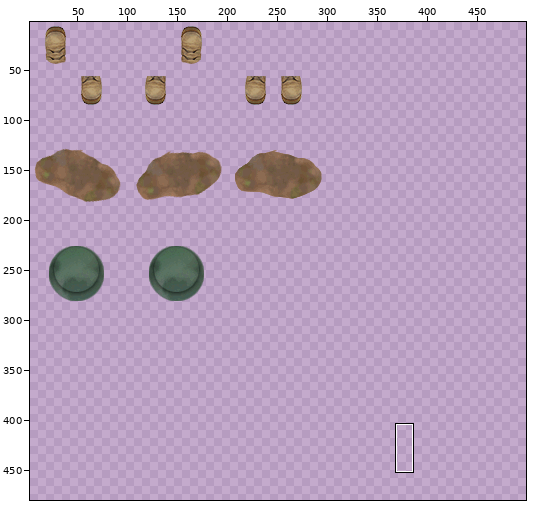
Sprite sheet: Content/dude.png. The first picture is a wide view before the edit; the outline marks the close-up.
Close-up. The starting point:
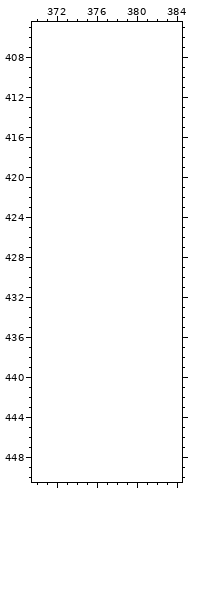
The file is 300x300 pixels. Pixels under 10% opacity are left out. Colours within 5 levels of each other are drawn and written as one. Shown: x 370..384, y 405..450. The old version is drawn lined up with the new one, on the new canvas. The wide view leaves out empty margins. The commit also changed other parts of the picture, which this record leaves out.
Palette (. is transparent): 
The result:
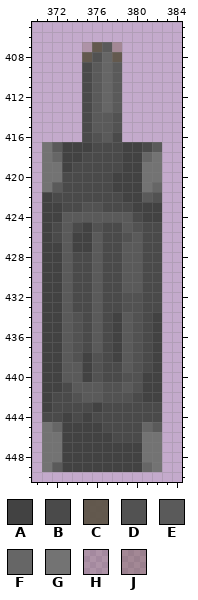
Colours new in this view: A #424242  B #4a4a4a  C #5c5345ee  D #525252  E #5a5a5a  F #666666  G #737373  H #71554344  J #71554366
Changes in this commit:
{"change": "canvas 300x300 -> 500x500"}
{"y":407,"x":375,"old":"....","new":"HCEJ"}
{"y":408,"x":375,"old":"....","new":"CDFC"}
{"y":409,"x":375,"old":"....","new":"BEFE"}
{"y":410,"x":375,"old":"....","new":"BEFE"}
{"y":411,"x":375,"old":"....","new":"BEFE"}
{"y":412,"x":375,"old":"....","new":"BEFE"}
{"y":413,"x":375,"old":"....","new":"BEFE"}
{"y":414,"x":375,"old":"....","new":"BEED"}
{"y":415,"x":375,"old":"....","new":"BEED"}
{"y":416,"x":375,"old":"....","new":"BDEB"}
{"y":417,"x":371,"old":"............","new":"GEAAABBBAABE"}
{"y":418,"x":371,"old":"............","new":"GFAABBBBAAFG"}
{"y":419,"x":371,"old":"............","new":"GGABBBBBAAGG"}
{"y":420,"x":371,"old":"............","new":"GGBBBBBAAAGG"}
{"y":421,"x":371,"old":"............","new":"GEBBBBBAAAGF"}
{"y":422,"x":371,"old":"............","new":"ABBBBBBBAAED"}
{"y":423,"x":371,"old":"............","new":"AABBDDBBBAAA"}
{"y":424,"x":371,"old":"............","new":"AAEEEEEEEBAA"}
{"y":425,"x":371,"old":"............","new":"ABEBADBBEDBB"}
{"y":426,"x":371,"old":"............","new":"ABEAAEBBDEBB"}
{"y":427,"x":371,"old":"............","new":"AAEAAEBBEEBB"}
{"y":428,"x":371,"old":"............","new":"AAEBBEBBEEBB"}
{"y":429,"x":371,"old":"............","new":"AAEBBEBBEEBB"}
{"y":430,"x":371,"old":"............","new":"AAEBBEBBEEBB"}
{"y":431,"x":371,"old":"............","new":"AAEBBEBBEEBB"}
{"y":432,"x":371,"old":"............","new":"AAEBBEBBDDBB"}
{"y":433,"x":371,"old":"............","new":"AAEBBEBBDDBB"}
{"y":434,"x":371,"old":"............","new":"AAEDBEBAEDBA"}
{"y":435,"x":371,"old":"............","new":"AAEDBEBAEDBA"}
{"y":436,"x":371,"old":"............","new":"AAEDBEBAEDBA"}
{"y":437,"x":371,"old":"............","new":"AAEDBEBAEDBA"}
{"y":438,"x":371,"old":"............","new":"AAEDADBAEDBA"}
{"y":439,"x":371,"old":"............","new":"AAEEADBBEDBA"}
{"y":440,"x":371,"old":"............","new":"AAEEADBBDDAA"}
{"y":441,"x":371,"old":"............","new":"AABEEEDDEDAA"}
{"y":442,"x":371,"old":"............","new":"ABBDEEDDDBAA"}
{"y":443,"x":371,"old":"............","new":"ABBBBABBBBBB"}
{"y":444,"x":371,"old":"............","new":"BBABABBBBBBB"}
{"y":445,"x":371,"old":"............","new":"GFAAAABBBBFE"}
{"y":446,"x":371,"old":"............","new":"GGAAAAABBBGG"}
{"y":447,"x":371,"old":"............","new":"GGAAAAAAAAGG"}
{"y":448,"x":371,"old":"............","new":"GGAAAAAAAAGG"}
{"y":449,"x":371,"old":"............","new":"GEAAAAAAAAFG"}
